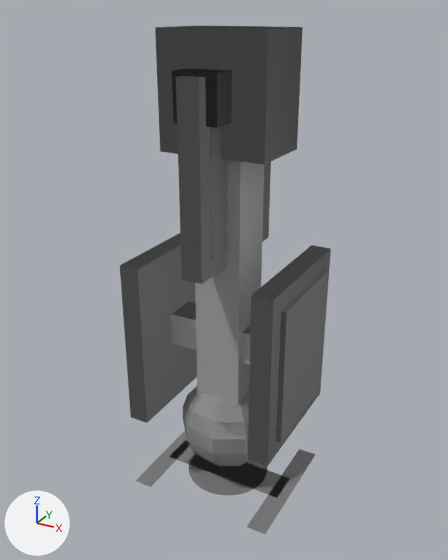
Before and after pictures for a commit that changed the glTF model assets/models/monsters/techs.glb.
Before and after are seen from a 50 mm camera at (0.776, -1.438, 0.394) aimed at (-0.02, 0.009, -0.329). The lights are fixed; the arrows at lower left show +X, +Y and +Z. The first picture is the older version. Where no turn or scale is listed for an object, it has been applied to the vertices.

In view in the first picture: 'body', 'body-simple', 'head-simple', 'mesh5', 'mesh6', 'shadow' and 1 more.
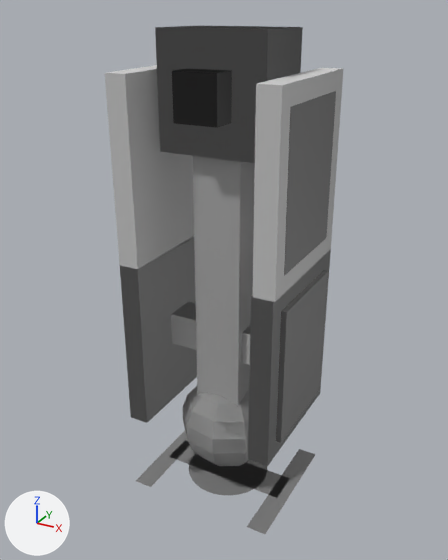
ob_hand_right is not drawn itself; it is the parent of ob_mesh5.
ob_hand_left is not drawn itself; it is the parent of ob_mesh6.

Pixel boxes (x1, y1, x2, y2) of what changed, in the pictures (448 x 560 px):
'mesh5', moved, turned: before (210, 127, 227, 259); after (253, 68, 344, 302)
'mesh6', moved, turned: before (176, 76, 271, 284); after (105, 65, 194, 269)

The change, as a diff of the scene's bpy script:
```diff
--- a/assets/models/monsters/techs.glb.py
+++ b/assets/models/monsters/techs.glb.py
@@ ob_hand_right @@
 ob_hand_right = bpy.data.objects.new('hand-right', None)
-ob_hand_right.location = (0.0, 0.0, 0.0)
+ob_hand_right.location = (0.202, -0.00208, -0.00208)
+ob_hand_right.rotation_euler = (0.0072, -0.000988, 0.0108)  # degrees (0.4, -0.1, 0.6)
@@ ob_hand_left @@
 ob_hand_left = bpy.data.objects.new('hand-left', None)
-ob_hand_left.location = (0.0, 0.0, 0.0)
+ob_hand_left.location = (-0.202, -0.00208, 0.00208)
+ob_hand_left.rotation_euler = (0.0072, -0.000988, 0.0108)  # degrees (0.4, -0.1, 0.6)
```
